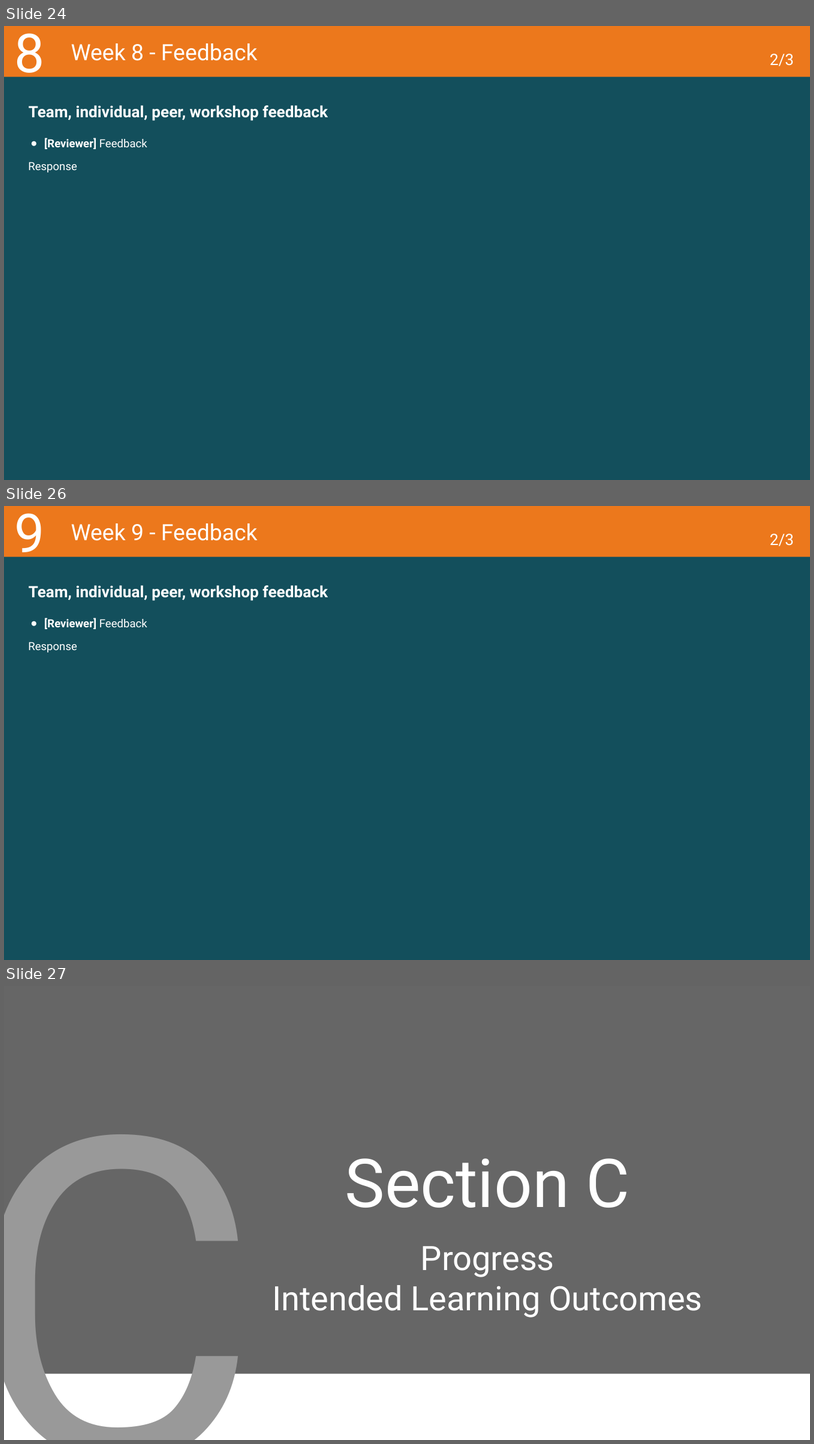
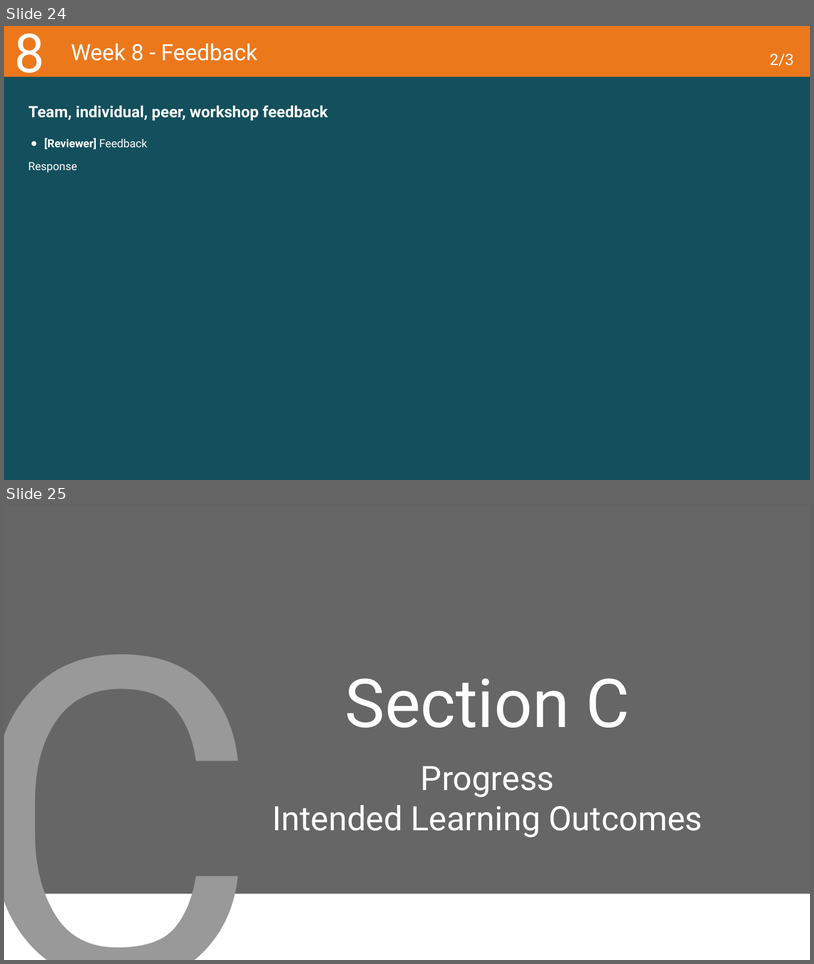
Before and after one commit to PsDragon/ADSAI_FOR_SECOND_YEARS, a slide deck: docs/Year1/BlockD/MS Assignment Template/Learning Log - Y1D_2022-23_ADSAI.pptx. Shown one above the other, each under a label of ours: slides 24, 26 and 27 before the commit, slides 24 and 25 after it; the slides between them are not shown. The pictures are 814x1444 and 814x964 pixels, drawn with LibreOffice and Linux fonts; fonts in the diff are those of the drawing; background and template pictures are left out. Boxes give left, top, right and bottom in pixels: in the first picture for what was removed or moved away, otherwise in the second. Text is boxed around its words. In the diff, an @@ line names an element or a change of style, - is before the commit and + after.

```diff
--- a/docs/Year1/BlockD/MS Assignment Template/Learning Log - Y1D_2022-23_ADSAI.pptx
+++ b/docs/Year1/BlockD/MS Assignment Template/Learning Log - Y1D_2022-23_ADSAI.pptx
@@ slide 26 removed at box(4, 506, 810, 960), background #134F5C; not listed: 1 template element that a slide beside it also shows @@
@@ title removed at box(14, 513, 44, 565) @@
-9
@@ title removed at box(71, 523, 258, 541) @@
-Week 9 - Feedback
@@ title removed at box(770, 534, 794, 546) @@
-2/3
@@ subtitle removed at box(29, 585, 328, 601) @@
-Team, individual, peer, workshop feedback
@@ text removed at box(28, 618, 147, 652) @@
-● [Reviewer] Feedback
-Response
@@ what was slide 27 is now slide 25 @@
```
Also in this commit, not shown: 1 other slide removed, 4 other files.
